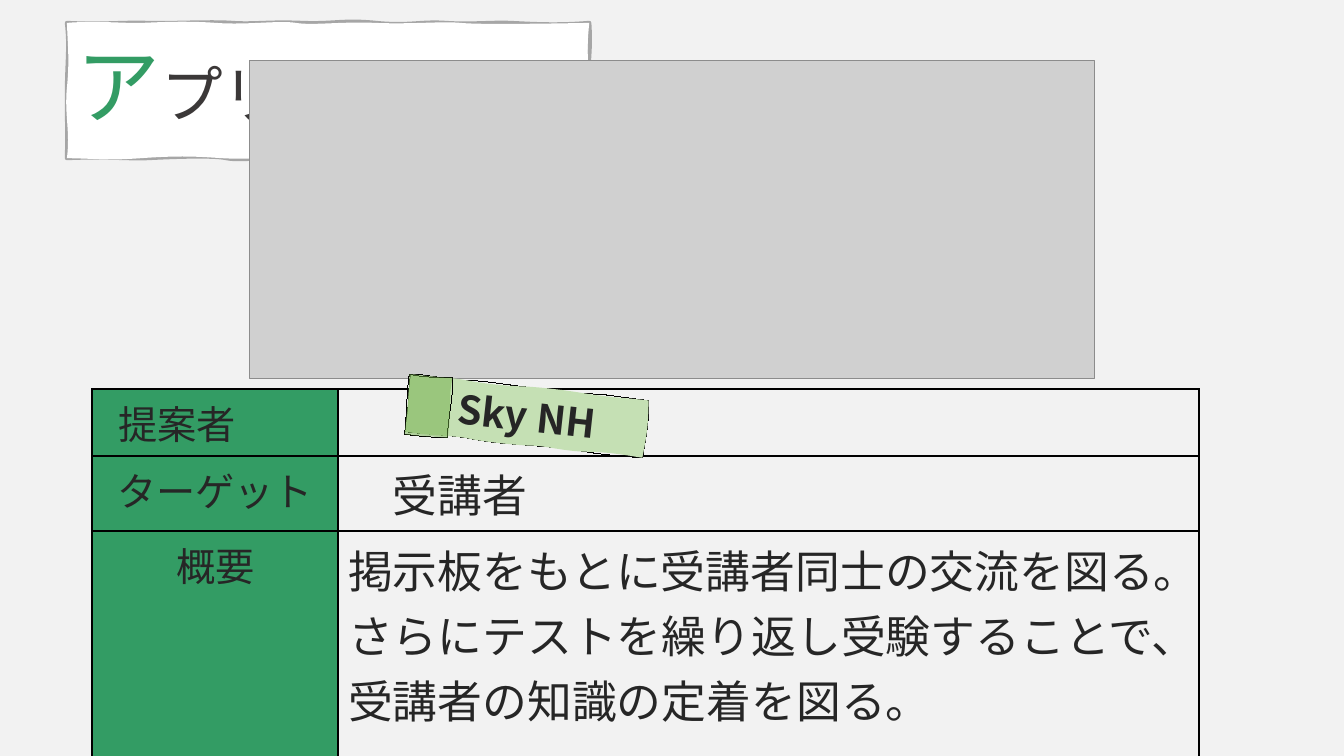
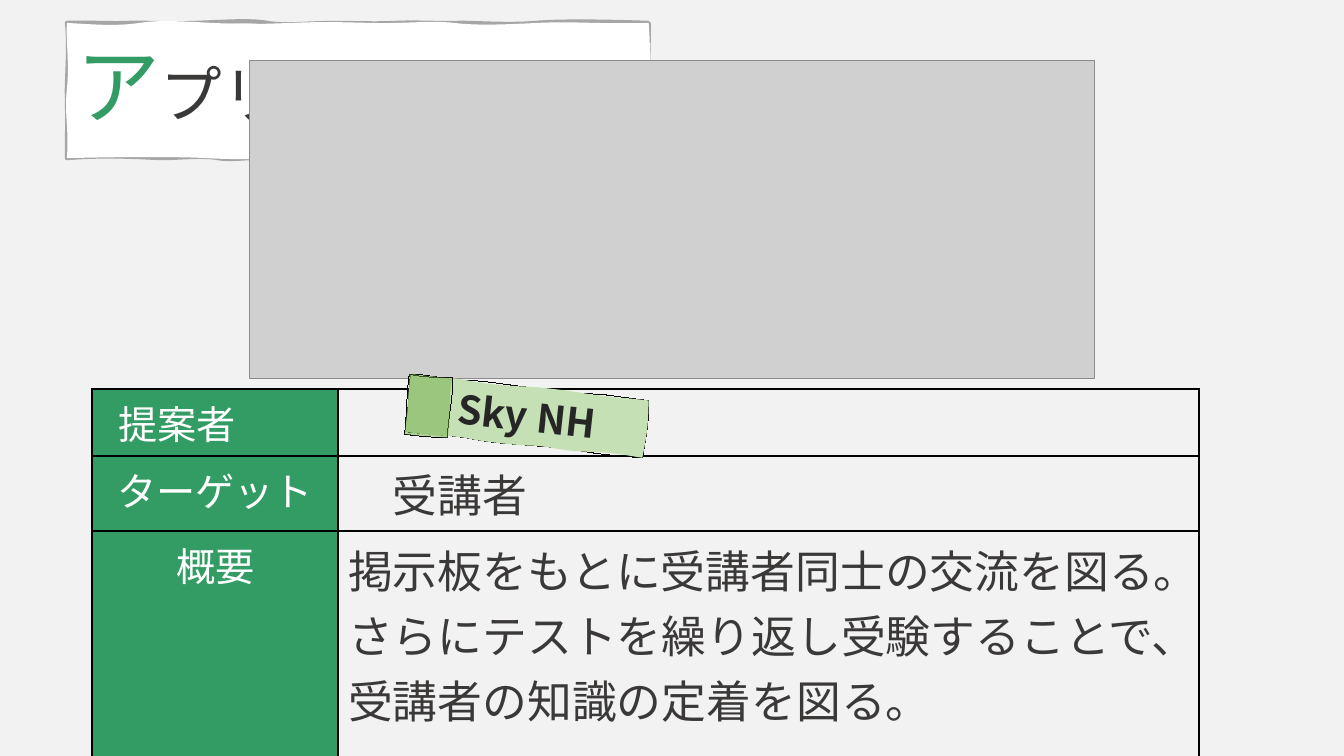
Before and after one commit to DOJO-2021/C-2, a slide deck: slide 8 of documents/SkyNHプレゼンテーションひな形4.pptx. Drawn at 1344x756 pixels with LibreOffice and Linux fonts; fonts in the diff are those of the drawing; grey boxes stand for pictures. Boxes give left, top, right and bottom in pixels: in the first picture for what was removed or moved away, otherwise in the second. Text is boxed around its words. In the diff, an @@ line names an element or a change of style, - is before the commit and + after.

```diff
--- a/documents/SkyNHプレゼンテーションひな形4.pptx
+++ b/documents/SkyNHプレゼンテーションひな形4.pptx
@@ freeform shape "アプリの概要": place and size @@
-freeform shape "アプリの概要" at (67, 23, 589, 158)
+freeform shape "アプリの概要" at (67, 23, 648, 158)
@@ table at (93, 389, 1200, 734) @@
@@ text colour #262626 to #FFFFFF in "提案者", "ターゲット", "概要" @@
@@ text colour #262626 to #3B3838 in "受講者", "掲示板をもとに受講者同士の交流を図る。さらにテストを繰り返し受験することで、受講者の知識の定着を図る。" @@
```
Also in this commit, not shown: 9 other slides changed, 5 slides added, 3 slides removed.
